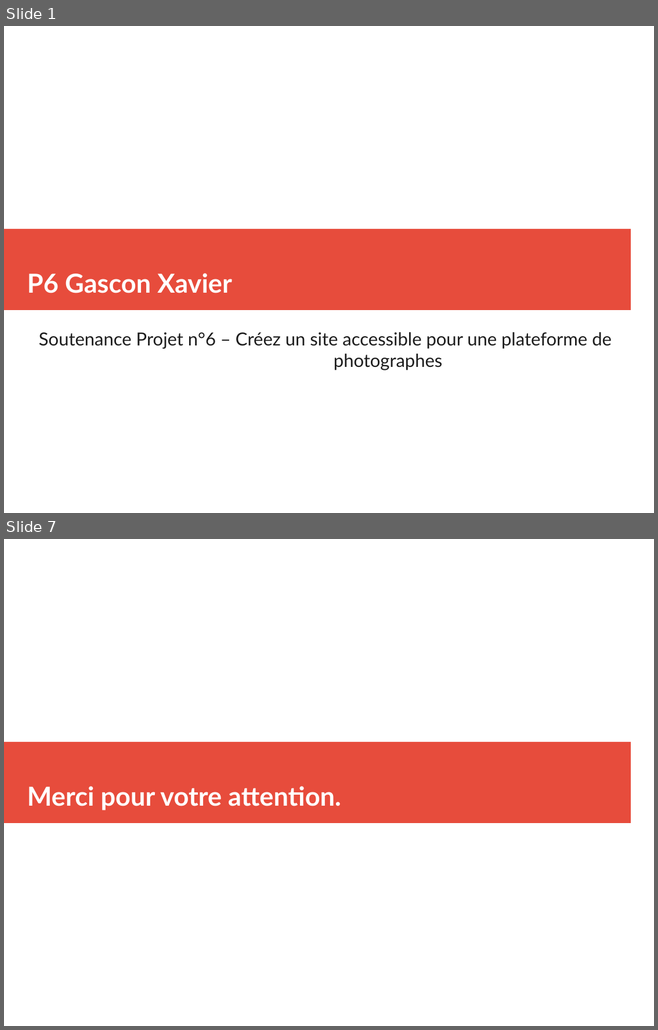
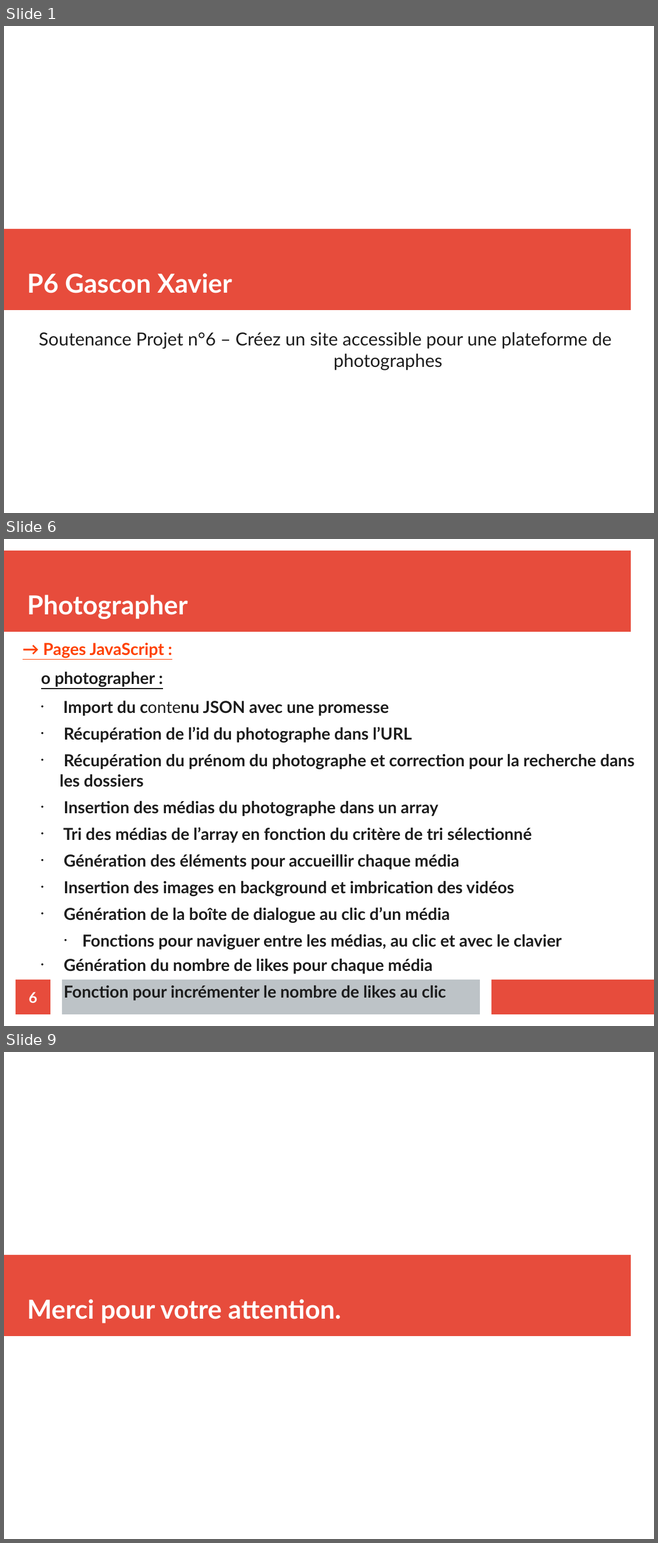
Before and after one commit to xgascon/P6_Fisheye, a slide deck: Présentation P6_XavierGascon.odp. Shown one above the other, each under a label of ours: slides 1 and 7 before the commit, slides 1, 6 and 9 after it; the slides between them are not shown. The pictures are 658x1030 and 658x1543 pixels, drawn with LibreOffice and Linux fonts; fonts in the diff are those of the drawing. Boxes give left, top, right and bottom in pixels: in the first picture for what was removed or moved away, otherwise in the second. Text is boxed around its words. In the diff, an @@ line names an element or a change of style, - is before the commit and + after.

```diff
--- a/Présentation P6_XavierGascon.odp
+++ b/Présentation P6_XavierGascon.odp
@@ slide 6 added at bbox=[4, 539, 654, 1026], background #FFFFFF @@
@@ rectangle added at bbox=[4, 551, 630, 632], fill #E74C3C @@
@@ title added at bbox=[27, 595, 188, 619], 32 pt, text #FFFFFF, bold @@
+Photographer
@@ text added at bbox=[41, 643, 634, 974], 20.1 pt, text #1C1C1C, bold @@
+→ Pages JavaScript :
+  o photographer :
+    • Import du contenu JSON avec une promesse
+    • Récupération de l’id du photographe dans l’URL
+    • Récupération du prénom du photographe et correction pour la recherche dans les dossiers
+    • Insertion des médias du photographe dans un array
+    • Tri des médias de l’array en fonction du critère de tri sélectionné
+    • Génération des éléments pour accueillir chaque média
+    • Insertion des images en background et imbrication des vidéos
+    • Génération de la boîte de dialogue au clic d’un média
+      • Fonctions pour naviguer entre les médias, au clic et avec le clavier
+    • Génération du nombre de likes pour chaque média
+    • Fonction pour incrémenter le nombre de likes au clic
@@ page number added at bbox=[16, 980, 50, 1015], fill #E74C3C, 18 pt, text #FFFFFF, bold @@
+6
@@ rectangle added at bbox=[62, 980, 480, 1015], fill #BDC3C7 @@
@@ rectangle added at bbox=[492, 980, 654, 1015], fill #E74C3C @@
@@ what was slide 7 is now slide 9 @@
```
Also in this commit, not shown: 1 slide changed, 5 other slides added, 1 slide removed, 10 other files.
